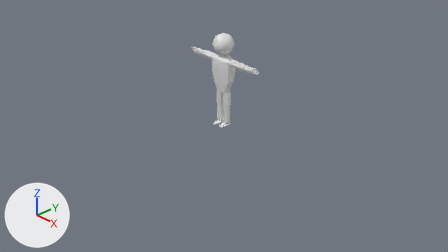
Before and after pictures for a commit that changed the Blender file raw/placeholders.blend.
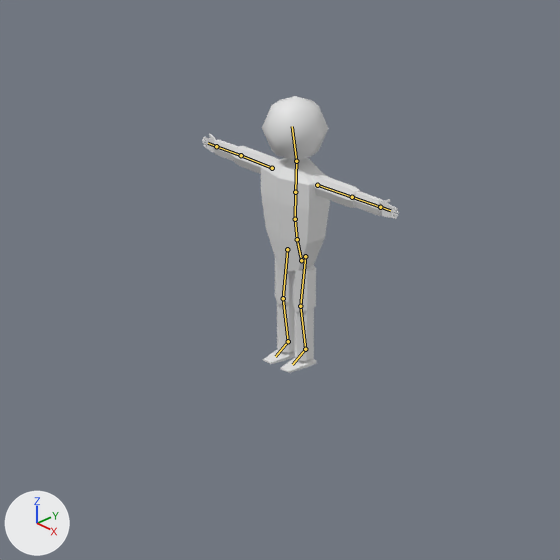
Each version appears first from the file's camera 'Camera', and next in a close-up on the part from 27% to 70% of the width and 0% to 76% of the height. Arrows for +X, +Y and +Z are at lower left; the lights stay in place. The bones that change are drawn over the model as lines in the close-ups.

In view in the first close-up: 'Character', 'Character.001', 'Character.002', 'Character.003', 'Character.004', 'Character.005', 'Character.006', 'Character.007', 'Character.008', 'Character.012', 'Character.015', 'Character.016', 'Character.019', 'Head'.
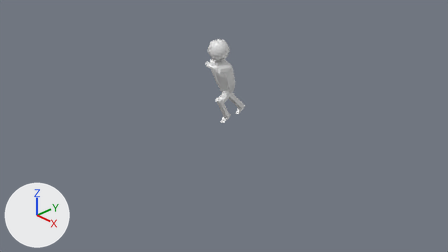
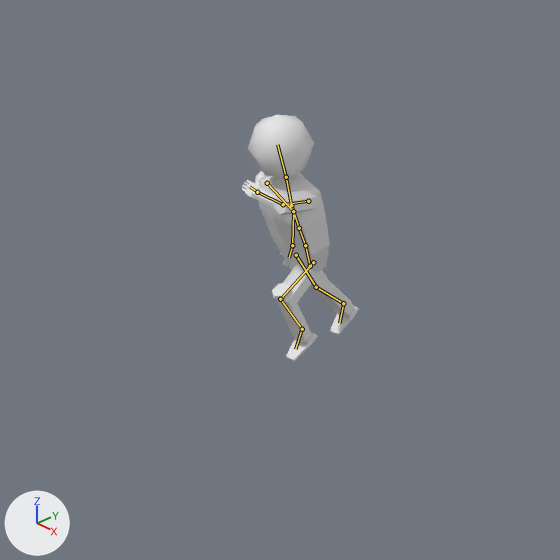
The newer file adds an action. The first version stands in its rest pose; the second is drawn at frame 30 of the action 'RUN_CRS'.

Edits to the scene script, one JSON object a line:
```json
{"block": "bone_spine", "where": "bone_spine = bpy.data.objects['metarig'].pose.bones['spine']"}
{"op": "set", "path": "bone_spine.location", "old": "(0.0, 0.0, 0.0)", "new": "(0.0, -0.073, -0.052)"}
{"block": "bone_spine_001", "where": "bone_spine_001 = bpy.data.objects['metarig'].pose.bones['spine.001']  # child of 'spine'"}
{"op": "set", "path": "bone_spine_001.rotation_quaternion", "old": "(1.0, 0.0, 0.0, 0.0)", "new": "(0.991, 0.131, 0.0, 0.0)", "note": "degrees (0, 0, 0) -> degrees (15, 0, 0)"}
{"block": "bone_spine_002", "where": "bone_spine_002 = bpy.data.objects['metarig'].pose.bones['spine.002']  # child of 'spine.001'"}
{"op": "set", "path": "bone_spine_002.rotation_quaternion", "old": "(1.0, 0.0, 0.0, 0.0)", "new": "(0.99, 0.064, 0.0, 0.0)", "note": "degrees (0, 0, 0) -> degrees (7, 0, 0)"}
{"block": "bone_spine_003", "where": "bone_spine_003 = bpy.data.objects['metarig'].pose.bones['spine.003']  # child of 'spine.002'"}
{"op": "set", "path": "bone_spine_003.rotation_euler", "old": "(0.0, 0.0, 0.0)", "new": "(-0.14, -0.0698, 0.0349)", "note": "degrees (0, 0, 0) -> degrees (-8, -4, 2)"}
{"block": "bone_spine_004", "where": "bone_spine_004 = bpy.data.objects['metarig'].pose.bones['spine.004']  # child of 'spine.003'"}
{"op": "set", "path": "bone_spine_004.rotation_quaternion", "old": "(1.0, 0.0, 0.0, 0.0)", "new": "(0.997, -0.068, 0.039, -0.006)", "note": "degrees (0, 0, 0) -> degrees (-8, 4, -1)"}
{"block": "bone_upper_arm_l", "where": "bone_upper_arm_l = bpy.data.objects['metarig'].pose.bones['upper_arm.L']  # child of 'shoulder.L'"}
{"op": "set", "path": "bone_upper_arm_l.rotation_quaternion", "old": "(1.0, 0.0, 0.0, 0.0)", "new": "(0.814, 0.455, 0.034, 0.359)", "note": "degrees (0, 0, 0) -> degrees (53, -16, 40)"}
{"block": "bone_forearm_l", "where": "bone_forearm_l = bpy.data.objects['metarig'].pose.bones['forearm.L']  # child of 'upper_arm.L'"}
{"op": "set", "path": "bone_forearm_l.rotation_quaternion", "old": "(1.0, 0.0, 0.0, 0.0)", "new": "(0.578, 0.547, 0.155, 0.585)", "note": "degrees (0, 0, 0) -> degrees (67, -27, 73)"}
{"block": "bone_hand_l", "where": "bone_hand_l = bpy.data.objects['metarig'].pose.bones['hand.L']  # child of 'forearm.L'"}
{"op": "set", "path": "bone_hand_l.rotation_quaternion", "old": "(1.0, 0.0, 0.0, 0.0)", "new": "(0.938, -0.018, -0.344, 0.045)", "note": "degrees (0, 0, 0) -> degrees (-5, -40, 7)"}
{"block": "bone_upper_arm_r", "where": "bone_upper_arm_r = bpy.data.objects['metarig'].pose.bones['upper_arm.R']  # child of 'shoulder.R'"}
{"op": "set", "path": "bone_upper_arm_r.rotation_quaternion", "old": "(1.0, 0.0, 0.0, 0.0)", "new": "(0.282, 0.546, -0.598, 0.515)", "note": "degrees (0, 0, 0) -> degrees (45, -116, 56)"}
{"block": "bone_forearm_r", "where": "bone_forearm_r = bpy.data.objects['metarig'].pose.bones['forearm.R']  # child of 'upper_arm.R'"}
{"op": "set", "path": "bone_forearm_r.rotation_quaternion", "old": "(1.0, 0.0, 0.0, 0.0)", "new": "(0.869, -0.008, 0.352, -0.349)", "note": "degrees (0, 0, 0) -> degrees (-19, 37, -50)"}
{"block": "bone_hand_r", "where": "bone_hand_r = bpy.data.objects['metarig'].pose.bones['hand.R']  # child of 'forearm.R'"}
{"op": "set", "path": "bone_hand_r.rotation_quaternion", "old": "(1.0, 0.0, 0.0, 0.0)", "new": "(0.984, 0.103, -0.049, -0.137)", "note": "degrees (0, 0, 0) -> degrees (13, -4, -16)"}
{"block": "bone_thigh_l", "where": "bone_thigh_l = bpy.data.objects['metarig'].pose.bones['thigh.L']  # child of 'spine'"}
{"op": "set", "path": "bone_thigh_l.rotation_quaternion", "old": "(1.0, 0.0, 0.0, 0.0)", "new": "(0.897, -0.441, 0.0, 0.0)", "note": "degrees (0, 0, 0) -> degrees (-52, 0, 0)"}
{"block": "bone_shin_l", "where": "bone_shin_l = bpy.data.objects['metarig'].pose.bones['shin.L']  # child of 'thigh.L'"}
{"op": "set", "path": "bone_shin_l.rotation_quaternion", "old": "(1.0, 0.0, 0.0, 0.0)", "new": "(0.773, 0.634, 0.0, 0.0)", "note": "degrees (0, 0, 0) -> degrees (79, 0, 0)"}
{"block": "bone_foot_l", "where": "bone_foot_l = bpy.data.objects['metarig'].pose.bones['foot.L']  # child of 'shin.L'"}
{"op": "set", "path": "bone_foot_l.rotation_quaternion", "old": "(1.0, 0.0, 0.0, 0.0)", "new": "(0.998, 0.063, 0.0, 0.0)", "note": "degrees (0, 0, 0) -> degrees (7, 0, 0)"}
{"block": "bone_thigh_r", "where": "bone_thigh_r = bpy.data.objects['metarig'].pose.bones['thigh.R']  # child of 'spine'"}
{"op": "set", "path": "bone_thigh_r.rotation_quaternion", "old": "(1.0, 0.0, 0.0, 0.0)", "new": "(0.938, 0.346, 0.0, 0.0)", "note": "degrees (0, 0, 0) -> degrees (40, 0, 0)"}
{"block": "bone_shin_r", "where": "bone_shin_r = bpy.data.objects['metarig'].pose.bones['shin.R']  # child of 'thigh.R'"}
{"op": "set", "path": "bone_shin_r.rotation_quaternion", "old": "(1.0, 0.0, 0.0, 0.0)", "new": "(1.0, 0.03, 0.0, 0.0)", "note": "degrees (0, 0, 0) -> degrees (3, 0, 0)"}
{"block": "bone_foot_r", "where": "bone_foot_r = bpy.data.objects['metarig'].pose.bones['foot.R']  # child of 'shin.R'"}
{"op": "set", "path": "bone_foot_r.rotation_quaternion", "old": "(1.0, 0.0, 0.0, 0.0)", "new": "(1.0, -0.024, 0.0, 0.0)", "note": "degrees (0, 0, 0) -> degrees (-3, 0, 0)"}
```

What differs and where, as boxes (x1, y1, x2, y2) in the close-ups (560 x 560 px):
```json
{"object": "Character", "change": "posed", "before": [261, 158, 330, 272], "after": [258, 173, 330, 274], "on screen": "11% shorter"}
{"object": "Head", "change": "posed", "before": [262, 96, 328, 159], "after": [248, 115, 314, 177]}
{"object": "Character.015", "change": "posed", "before": [312, 174, 360, 208], "after": [274, 190, 319, 215]}
{"object": "Character.001", "change": "posed", "before": [277, 301, 295, 353], "after": [317, 280, 354, 317]}
{"object": "Character.004", "change": "posed", "before": [295, 307, 314, 361], "after": [272, 283, 312, 342]}
{"object": "Character.005", "change": "posed", "before": [293, 265, 316, 312], "after": [273, 263, 317, 309], "on screen": "88% wider"}
{"object": "Character.002", "change": "posed", "before": [275, 258, 293, 304], "after": [308, 270, 329, 295]}
{"object": "Character.016", "change": "posed", "before": [354, 191, 383, 216], "after": [251, 187, 280, 207], "on screen": "19% shorter"}
{"object": "Character.007", "change": "posed", "before": [232, 146, 279, 174], "after": [255, 171, 268, 183]}
{"object": "Character.006", "change": "posed", "before": [281, 358, 316, 373], "after": [286, 332, 318, 361]}
{"object": "Character.003", "change": "posed", "before": [263, 350, 295, 364], "after": [330, 306, 359, 335]}
{"object": "Character.019", "change": "posed", "before": [380, 199, 399, 219], "after": [242, 179, 261, 199]}
{"object": "Character.008", "change": "posed", "before": [212, 139, 238, 161], "on screen": "not visible afterwards"}
{"object": "Character.012", "change": "posed", "before": [202, 134, 216, 153], "after": [280, 252, 288, 267]}
{"bone": "spine", "before": "(301, 260) to (297, 239)", "after": "(310, 266) to (305, 245)"}
{"bone": "spine.001", "before": "(297, 239) to (295, 219)", "after": "(305, 245) to (299, 228)"}
{"bone": "spine.002", "before": "(295, 219) to (295, 192)", "after": "(299, 228) to (291, 205)"}
{"bone": "spine.003", "before": "(295, 192) to (296, 161)", "after": "(291, 205) to (286, 177)"}
{"bone": "spine.004", "before": "(296, 161) to (292, 126)", "after": "(286, 177) to (277, 144)"}
{"bone": "upper_arm.L", "before": "(317, 185) to (352, 197)", "after": "(308, 201) to (283, 204)"}
{"bone": "forearm.L", "before": "(352, 197) to (380, 207)", "after": "(283, 204) to (257, 192)"}
{"bone": "hand.L", "before": "(380, 207) to (390, 210)", "after": "(257, 192) to (249, 186)"}
{"bone": "upper_arm.R", "before": "(272, 168) to (241, 155)", "after": "(267, 183) to (293, 211)"}
{"bone": "forearm.R", "before": "(241, 155) to (216, 146)", "after": "(293, 211) to (292, 245)"}
{"bone": "hand.R", "before": "(216, 146) to (208, 143)", "after": "(292, 245) to (289, 257)"}
{"bone": "thigh.L", "before": "(305, 256) to (300, 306)", "after": "(313, 262) to (280, 299)"}
{"bone": "shin.L", "before": "(300, 306) to (305, 349)", "after": "(280, 299) to (302, 329)"}
{"bone": "foot.L", "before": "(305, 349) to (292, 364)", "after": "(302, 329) to (295, 349)"}
{"bone": "thigh.R", "before": "(287, 249) to (283, 298)", "after": "(296, 255) to (316, 287)"}
{"bone": "shin.R", "before": "(283, 298) to (288, 341)", "after": "(316, 287) to (343, 303)"}
{"bone": "foot.R", "before": "(288, 341) to (275, 356)", "after": "(343, 303) to (339, 323)"}
```
